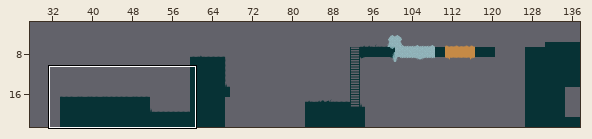
A Tiled map gets an edit: core/assets/lvl/1.tmx. The picture above shows the old version from afar; the outline marks the close-up.
Close-up. As it was:
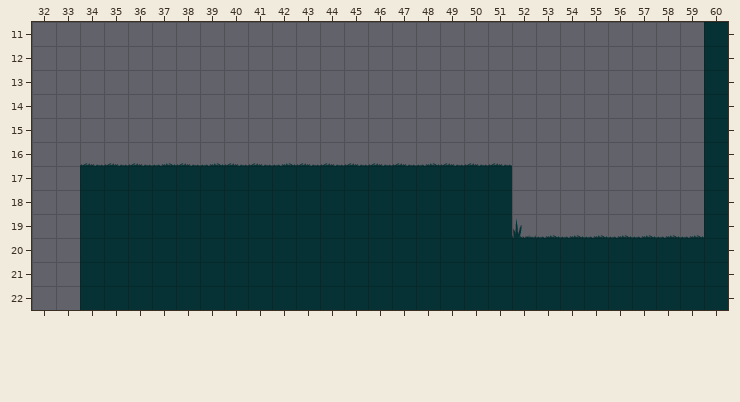
Cells are 32x32 px. Shown: x 32..60, y 11..22. The commit also changed other parts of the map, which this record leaves out. The old version is drawn lined up with the new one.
And afterwards:
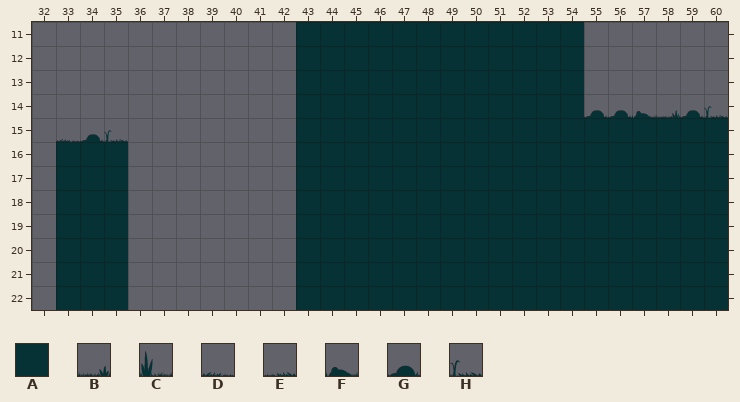
Key: from "tileset": A 0, B 1, C 2, D 3, E 3 flipped left-right, F 9, G 10, H 11.
_ is an empty cell.
The edit:
map size 120x23 -> 200x23 cells (old content now starts at 34,0; both pictures use the new coordinates)
Layer "Tiles":
y 11..13: x 43..54 ____________ -> AAAAAAAAAAAA; x 60 A -> _
y 14: x 43..60 _________________A -> AAAAAAAAAAAAGGFBGH
y 15: x 33..35 ___ -> DGH; x 43..59 _________________ -> AAAAAAAAAAAAAAAAA
y 16: x 33..59 _DDDEDEDDEDDDDDEDDD________ -> AAA_______AAAAAAAAAAAAAAAAA
y 17..18: x 33 _ -> A; x 36..42 AAAAAAA -> _______; x 52..59 ________ -> AAAAAAAA
y 19: x 33 _ -> A; x 36..42 AAAAAAA -> _______; x 52..59 CEEEEEEE -> AAAAAAAA
y 20..22: x 33 _ -> A; x 36..42 AAAAAAA -> _______
Pixel boxes of the changes (left, top, right, bottom) in both close-ups:
changed: (56, 22, 728, 310)
